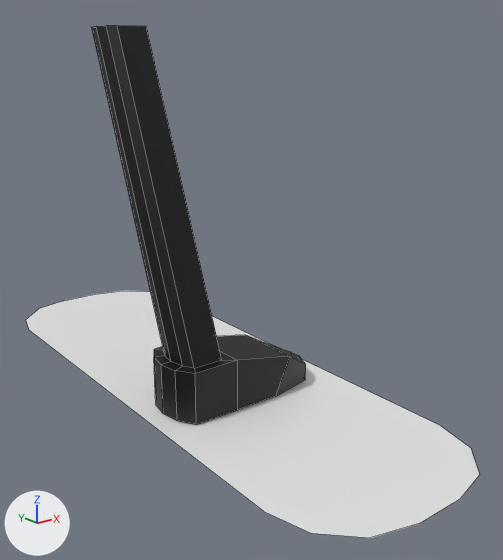
What one commit did to the FBX model public/models/board.fbx.
Before and after are seen from a camera (50 mm lens) standing at (-1.128, -1.647, 0.918) and looking at (0.078, -0.139, 0.315). The axes (+X, +Y, +Z) are drawn at lower left. The lights are the same throughout. The picture after the commit comes second. Mesh edges are drawn as thin lines.

The scene before the commit, as lines of its bpy script (objects in view):
```python
me_plane = bpy.data.meshes.new('Plane')
me_plane.from_pydata(...)  # 56 vertices, 32 faces; spans x -0.31..0.31, y -0.9..0.9, z 0.0..1.01
# faces by material slot: [31, 1]
me_plane.materials.append(mat_material_001)  # black #000000
me_plane.materials.append(mat_white)  # white #e7e7e7
ob_plane = bpy.data.objects.new('Plane', me_plane)
ob_plane.location = (0.0, 0.0, 0.0)
```
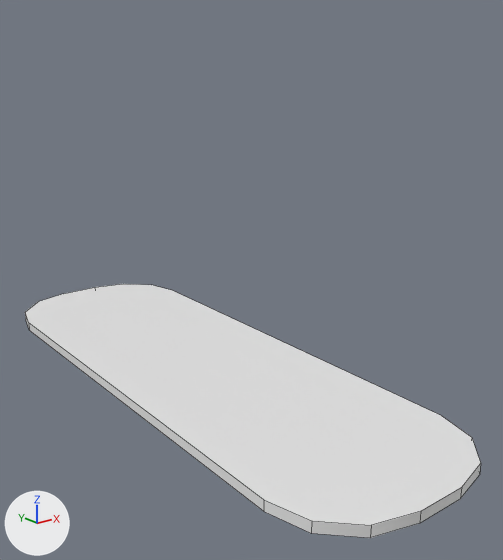
The newer file is also turned or shifted as a whole; pictures and numbers use the older file's frame.

Boxes (x1, y1, x2, y2) around the edits, measured in the pictures (503 x 560 px):
'Plane', reshaped (50% shorter)
    before: (26, 26, 480, 538)
    after: (25, 284, 481, 538)
part 1 of me_plane, deleted (black)
    before: (92, 26, 306, 424)
part 2 of me_plane, added
    after: (25, 284, 481, 538)

The change, as a list of edits to the scene's bpy script:
```text
Change me_plane:
    used by ob_plane; location = (0.0, 0.0, 0.0)
    remove me_plane.from_pydata(...)  # 56 vertices, 32 faces; spans x -0.31..0.31, y -0.9..0.9, z 0.0..1.01
    remove me_plane.materials.append(mat_material_001)  # black #000000
    add me_plane.from_pydata(...)  # 32 vertices, 18 faces; spans x -0.31..0.31, y -0.9..0.9, z 0.0..0.03
    me_plane part 1: the loose piece of 40 vertices spanning x -0.25..0.22, y -0.28..0.27, z 0.0..1.01 is deleted
    me_plane part 2
    16 vertices are added at x -0.31..0.31, y -0.9..0.9, z 0.03
    17 new faces join them
```
